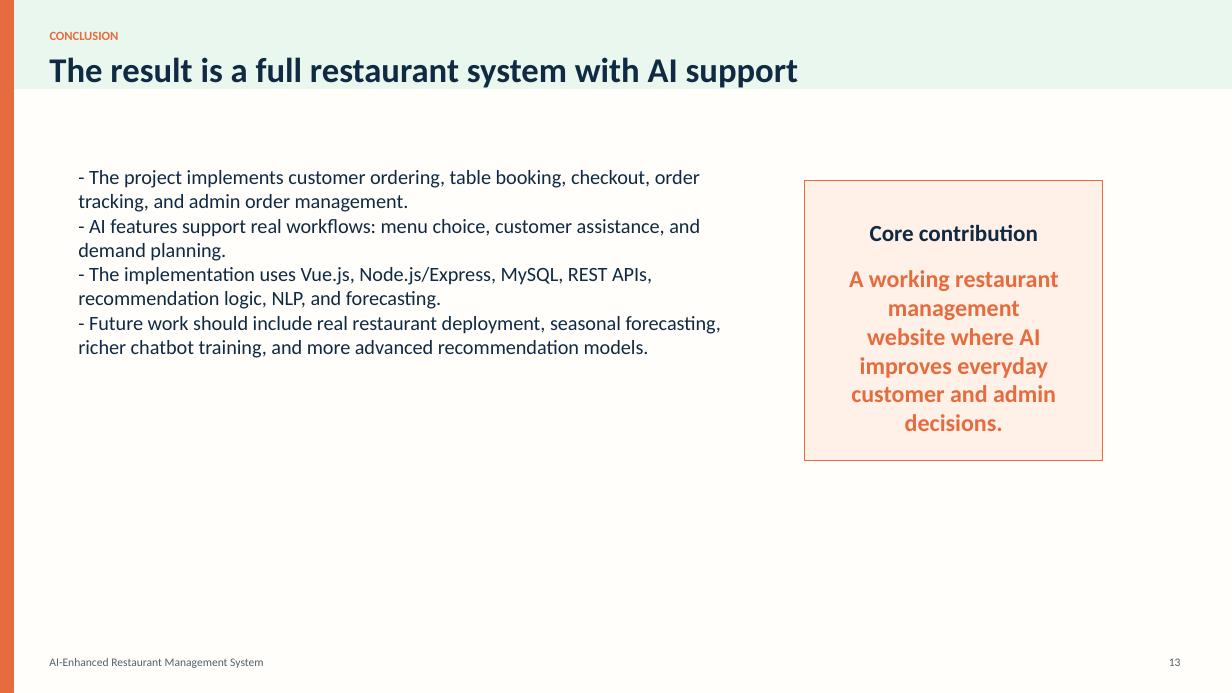
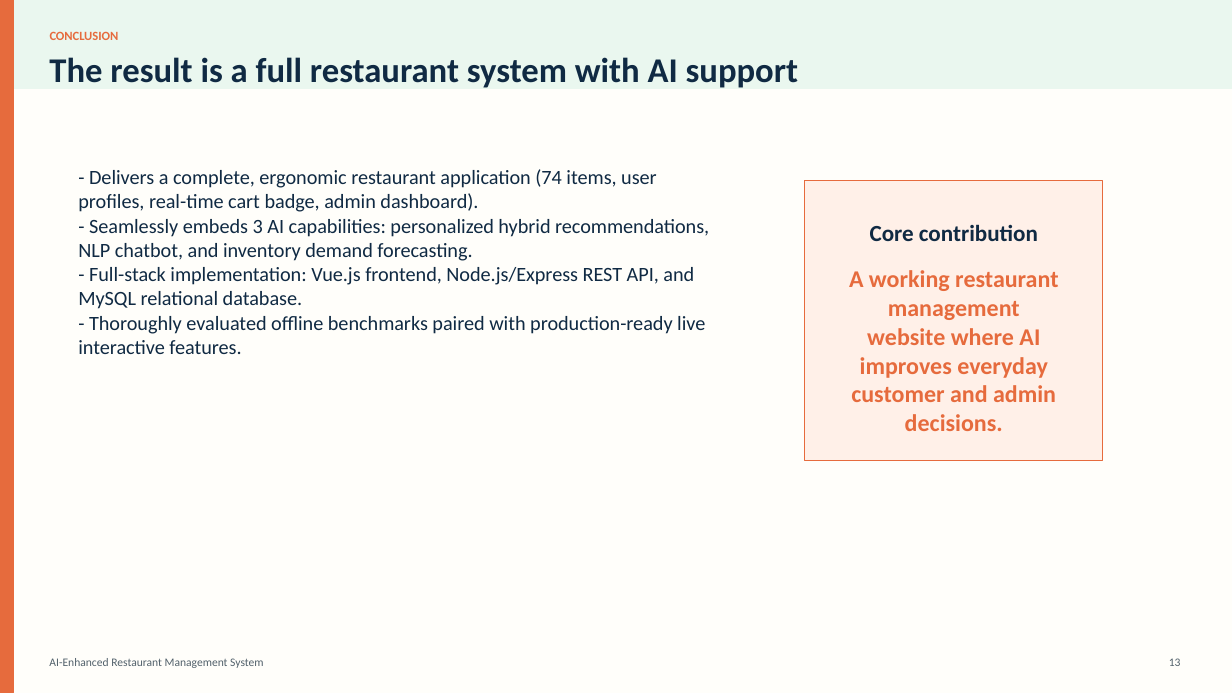
Before and after one commit to PaulElielk/restaurant-management-master, a slide deck: slide 13 of capstone_presentation_ai_restaurant_system_visual.pptx. Drawn at 1232x693 pixels with LibreOffice and Linux fonts; fonts in the diff are those of the drawing. Boxes give left, top, right and bottom in pixels: in the first picture for what was removed or moved away, otherwise in the second. Text is boxed around its words. In the diff, an @@ line names an element or a change of style, - is before the commit and + after.

Commit message:
Presentation Ready

```diff
--- a/capstone_presentation_ai_restaurant_system_visual.pptx
+++ b/capstone_presentation_ai_restaurant_system_visual.pptx
@@ text at (x1=78, y1=169, x2=709, y2=354): text changed @@
-- The project implements customer ordering, table booking, checkout, order tracking, and admin order management.
-- AI features support real workflows: menu choice, customer assistance, and demand planning.
-- The implementation uses Vue.js, Node.js/Express, MySQL, REST APIs, recommendation logic, NLP, and forecasting.
-- Future work should include real restaurant deployment, seasonal forecasting, richer chatbot training, and more advanced recommendation models.
+- Delivers a complete, ergonomic restaurant application (74 items, user profiles, real-time cart badge, admin dashboard).
+- Seamlessly embeds 3 AI capabilities: personalized hybrid recommendations, NLP chatbot, and inventory demand forecasting.
+- Full-stack implementation: Vue.js frontend, Node.js/Express REST API, and MySQL relational database.
+- Thoroughly evaluated offline benchmarks paired with production-ready live interactive features.
```
Also in this commit, not shown: 9 other slides changed, 3 slides added, 2 slides removed, 17 other files.
